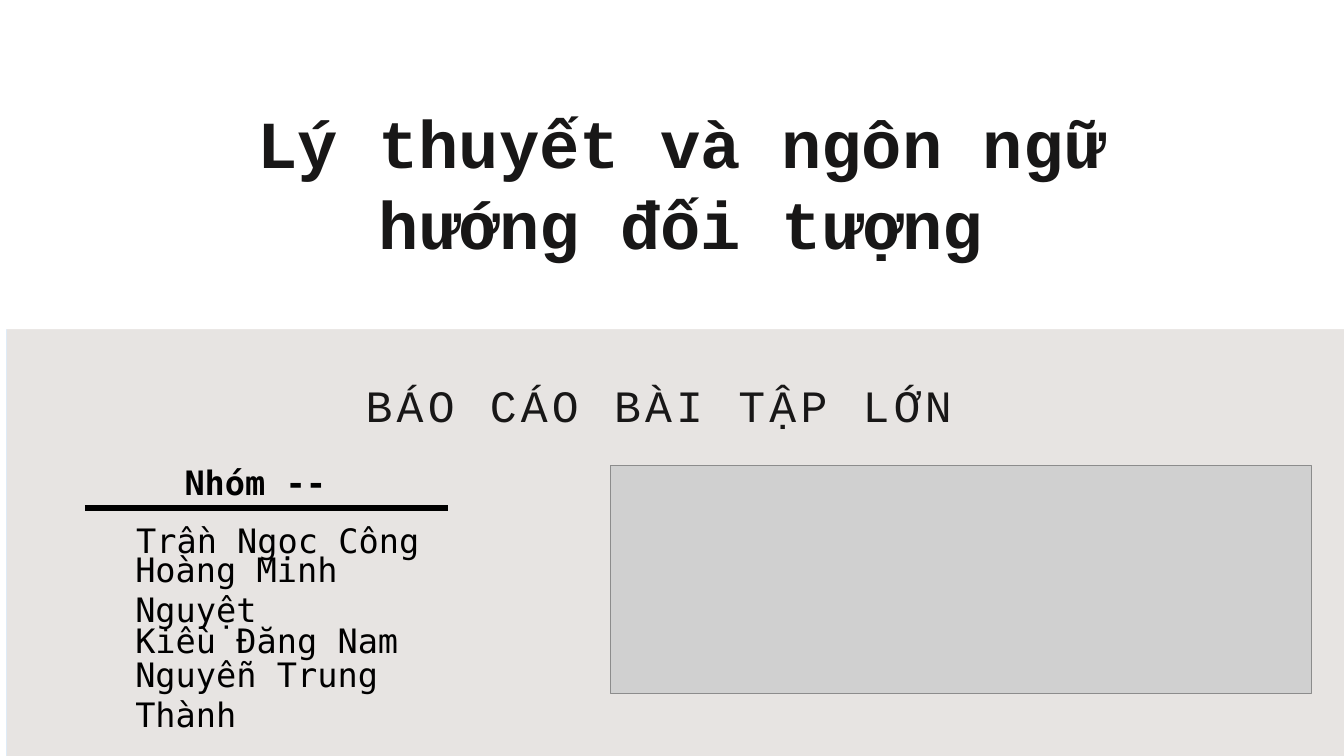
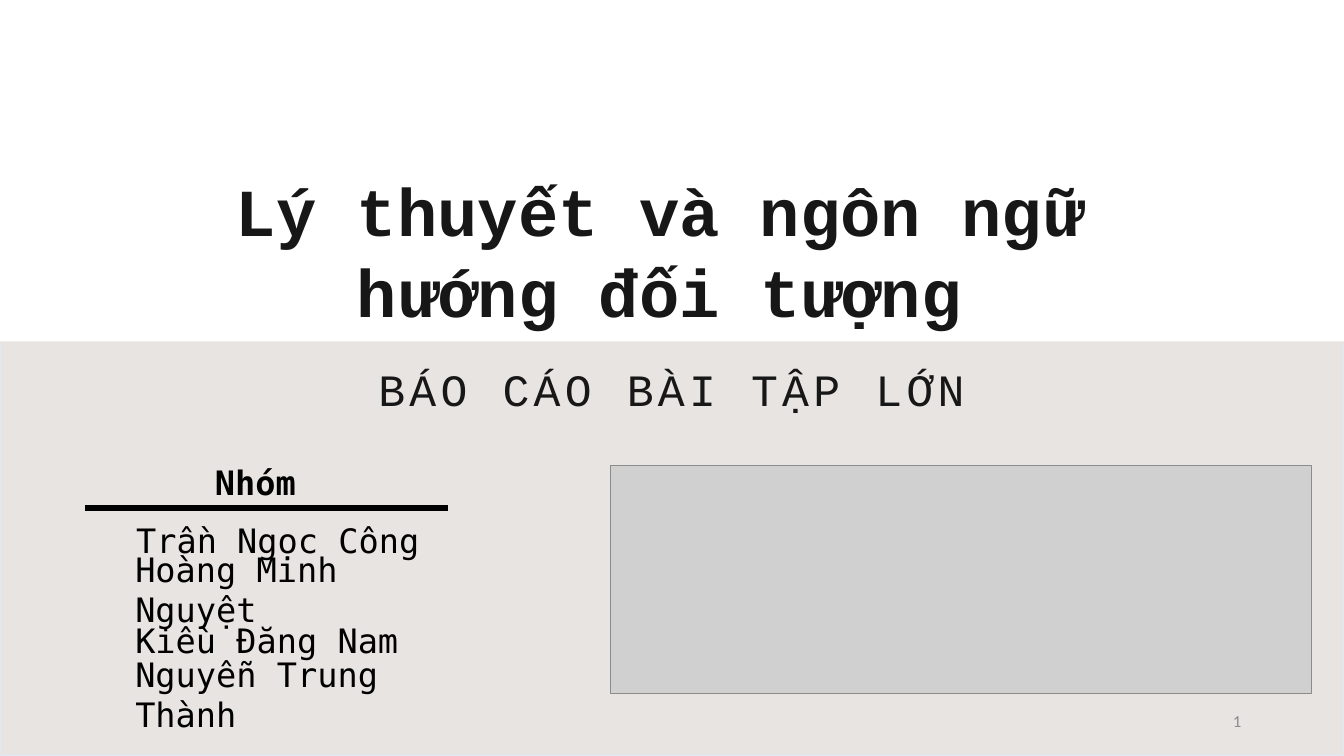
Before and after one commit to thanhhff/Cafe-Manager, a slide deck: slide 1 of report/FinalReport.pptx. Drawn at 1344x756 pixels with LibreOffice and Linux fonts; fonts in the diff are those of the drawing; grey boxes stand for pictures. Boxes give left, top, right and bottom in pixels: in the first picture for what was removed or moved away, otherwise in the second. Text is boxed around its words. In the diff, an @@ line names an element or a change of style, - is before the commit and + after.

```diff
--- a/report/FinalReport.pptx
+++ b/report/FinalReport.pptx
@@ rectangle: place and size @@
-rectangle at [0, 0, 1344, 330]
+rectangle at [0, 4, 1344, 342]
@@ rectangle: place and size @@
-rectangle at [7, 114, 1344, 756]
+rectangle at [0, 46, 1344, 756]
@@ text "Lý thuyết và ngôn ngữ": place and size @@
-text "Lý thuyết và ngôn ngữ" at [257, 120, 1104, 264]
+text "Lý thuyết và ngôn ngữ" at [236, 188, 1083, 332]
@@ text "BÁO CÁO BÀI TẬP LỚN": place and size @@
-text "BÁO CÁO BÀI TẬP LỚN" at [366, 390, 952, 429]
+text "BÁO CÁO BÀI TẬP LỚN" at [378, 374, 964, 413]
@@ text at [215, 468, 296, 496]: text changed @@
-Nhóm --
+Nhóm
@@ page number added at [1233, 716, 1241, 727], 12 pt, text #8C8C8C @@
+1
```
Also in this commit, not shown: 7 other slides changed.
